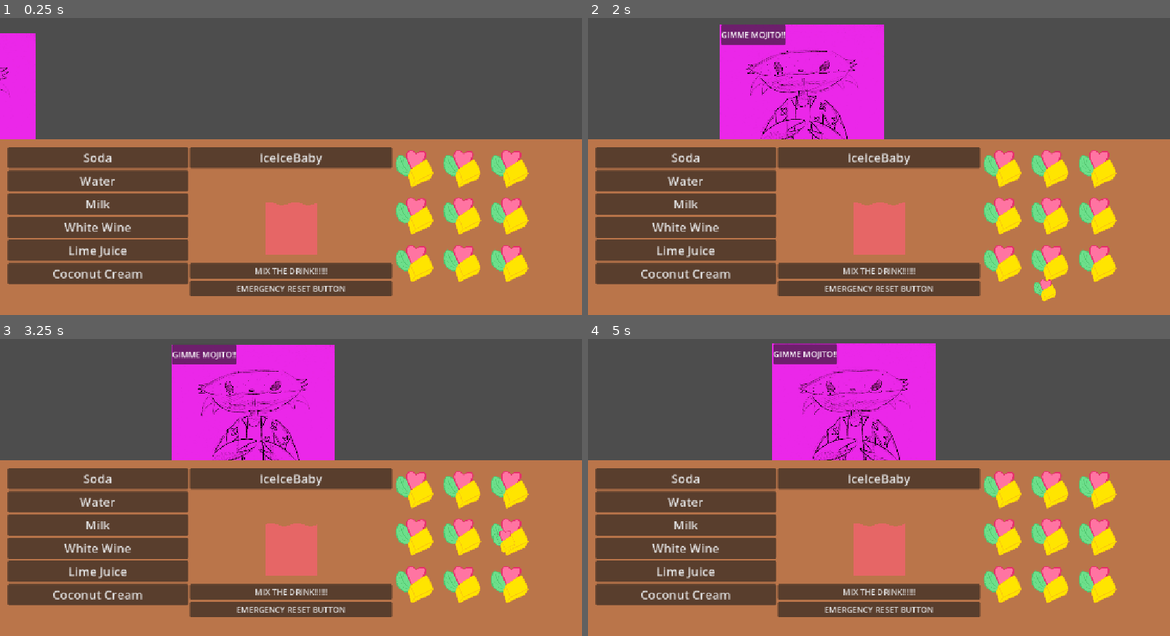
Above: before the commit, frames 1-4 (two rows, left to right).
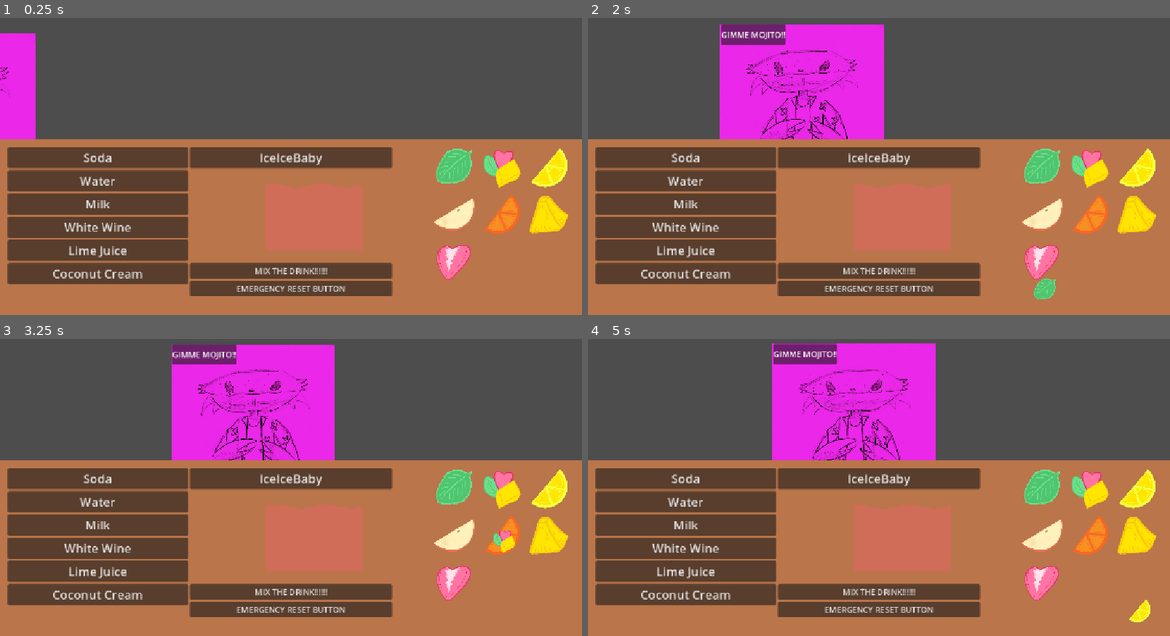
Above: after the commit, the same moments.

Repository: scumpiest/scammy-drink
Game: Godot game, scene res://counter_ui.tscn
Same seed, same stepped clock (60 frames per second), same inputs: the game is played once before the commit and once after it.
Inputs (mouse positions are in pixels of both pictures, inside the frame that each line leads up to):
- Up to frame 1 (0.25 s): no input
- Up to frame 2 (2 s): click (1007, 169) at 0.52 s; click (1041, 169) at 1.27 s
- Up to frame 3 (3.25 s): click (465, 490) at 2.02 s; click (506, 490) at 2.77 s
- Up to frame 4 (5 s): click (1100, 490) at 3.52 s; click (1140, 490) at 4.27 s

The runs differ from the first frame. In frame 1, 6.3% of the frame differs, in the area x 45-98%, y 44-89%; in frame 2, 6.5%, in the area x 45-98%, y 44-96%; in frame 3, 6.1%; in frame 4, 6.5%.

Commit message:
feat: ADD A BUNCH OF GAME JUICEEE

Diff:
--- a/scenes/crafting_counter.tscn
+++ b/scenes/crafting_counter.tscn
@@ -2,6 +2,12 @@
 
 [ext_resource type="Script" uid="uid://cvamqu51op1ak" path="res://scenes/crafting_counter.gd" id="1_tkddw"]
 [ext_resource type="PackedScene" uid="uid://bwofwgy3ygc0g" path="res://scenes/fruit_mix_2d.tscn" id="2_2uroy"]
+[ext_resource type="PackedScene" uid="uid://c8pq4m2trnbs5" path="res://scenes/ingredients/buttons/mint_button.tscn" id="3_mint"]
+[ext_resource type="PackedScene" uid="uid://d3fyak7wnqhc2" path="res://scenes/ingredients/buttons/lemon_button.tscn" id="4_lemon"]
+[ext_resource type="PackedScene" uid="uid://bv6j5n8trm4pw" path="res://scenes/ingredients/buttons/apple_button.tscn" id="5_apple"]
+[ext_resource type="PackedScene" uid="uid://c4yt7p2mqsnx6" path="res://scenes/ingredients/buttons/orange_button.tscn" id="6_orange"]
+[ext_resource type="PackedScene" uid="uid://dk3w8f5rqhyn4" path="res://scenes/ingredients/buttons/pineapple_button.tscn" id="7_pineapple"]
+[ext_resource type="PackedScene" uid="uid://bm7v4yatnqkp2" path="res://scenes/ingredients/buttons/strawberry_button.tscn" id="8_strawberry"]
 
 [sub_resource type="StyleBoxFlat" id="StyleBoxFlat_pblyx"]
 bg_color = Color(0.7277993, 0.45740324, 0.2903557, 1)
@@ -93,47 +99,52 @@
 
 [node name="HBoxContainer" type="HBoxContainer" parent="MarginContainer/HBoxContainer/FruitContainer" unique_id=1420784380]
 layout_mode = 2
+size_flags_horizontal = 8
 
-[node name="FruitMix2D3" parent="MarginContainer/HBoxContainer/FruitContainer/HBoxContainer" unique_id=2092211543 node_paths=PackedStringArray("marker") instance=ExtResource("2_2uroy")]
+[node name="Mint" parent="MarginContainer/HBoxContainer/FruitContainer/HBoxContainer" unique_id=2092211543 node_paths=PackedStringArray("marker") instance=ExtResource("3_mint")]
 layout_mode = 2
 marker = NodePath("../../../../../Marker2D")
 
-[node name="FruitMix2D" parent="MarginContainer/HBoxContainer/FruitContainer/HBoxContainer" unique_id=1060702037 node_paths=PackedStringArray("marker") instance=ExtResource("2_2uroy")]
+[node name="MixedFruits" parent="MarginContainer/HBoxContainer/FruitContainer/HBoxContainer" unique_id=1060702037 node_paths=PackedStringArray("marker") instance=ExtResource("2_2uroy")]
 layout_mode = 2
 marker = NodePath("../../../../../Marker2D")
 
-[node name="FruitMix2D2" parent="MarginContainer/HBoxContainer/FruitContainer/HBoxContainer" unique_id=406346567 node_paths=PackedStringArray("marker") instance=ExtResource("2_2uroy")]
+[node name="Lemon" parent="MarginContainer/HBoxContainer/FruitContainer/HBoxContainer" unique_id=406346567 node_paths=PackedStringArray("marker") instance=ExtResource("4_lemon")]
 layout_mode = 2
 marker = NodePath("../../../../../Marker2D")
 
 [node name="HBoxContainer2" type="HBoxContainer" parent="MarginContainer/HBoxContainer/FruitContainer" unique_id=2107144651]
 layout_mode = 2
+size_flags_horizontal = 8
 
-[node name="FruitMix2D3" parent="MarginContainer/HBoxContainer/FruitContainer/HBoxContainer2" unique_id=1258887313 node_paths=PackedStringArray("marker") instance=ExtResource("2_2uroy")]
+[node name="Apple" parent="MarginContainer/HBoxContainer/FruitContainer/HBoxContainer2" unique_id=1258887313 node_paths=PackedStringArray("marker") instance=ExtResource("5_apple")]
 layout_mode = 2
 marker = NodePath("../../../../../Marker2D")
 
-[node name="FruitMix2D" parent="MarginContainer/HBoxContainer/FruitContainer/HBoxContainer2" unique_id=246853421 node_paths=PackedStringArray("marker") instance=ExtResource("2_2uroy")]
+[node name="Orange" parent="MarginContainer/HBoxContainer/FruitContainer/HBoxContainer2" unique_id=246853421 node_paths=PackedStringArray("marker") instance=ExtResource("6_orange")]
 layout_mode = 2
 marker = NodePath("../../../../../Marker2D")
 
-[node name="FruitMix2D2" parent="MarginContainer/HBoxContainer/FruitContainer/HBoxContainer2" unique_id=1301951141 node_paths=PackedStringArray("marker") instance=ExtResource("2_2uroy")]
+[node name="Pineapple" parent="MarginContainer/HBoxContainer/FruitContainer/HBoxContainer2" unique_id=1301951141 node_paths=PackedStringArray("marker") instance=ExtResource("7_pineapple")]
 layout_mode = 2
 marker = NodePath("../../../../../Marker2D")
 
 [node name="HBoxContainer3" type="HBoxContainer" parent="MarginContainer/HBoxContainer/FruitContainer" unique_id=1830413303]
 layout_mode = 2
+size_flags_horizontal = 8
 
-[node name="FruitMix2D3" parent="MarginContainer/HBoxContainer/FruitContainer/HBoxContainer3" unique_id=945151062 node_paths=PackedStringArray("marker") instance=ExtResource("2_2uroy")]
+[node name="Strawberry" parent="MarginContainer/HBoxContainer/FruitContainer/HBoxContainer3" unique_id=945151062 node_paths=PackedStringArray("marker") instance=ExtResource("8_strawberry")]
 layout_mode = 2
 marker = NodePath("../../../../../Marker2D")
 
 [node name="FruitMix2D" parent="MarginContainer/HBoxContainer/FruitContainer/HBoxContainer3" unique_id=470269319 node_paths=PackedStringArray("marker") instance=ExtResource("2_2uroy")]
 layout_mode = 2
+item_data = null
 marker = NodePath("../../../../../Marker2D")
 
 [node name="FruitMix2D2" parent="MarginContainer/HBoxContainer/FruitContainer/HBoxContainer3" unique_id=636570044 node_paths=PackedStringArray("marker") instance=ExtResource("2_2uroy")]
 layout_mode = 2
+item_data = null
 marker = NodePath("../../../../../Marker2D")
 
 [connection signal="pressed" from="MarginContainer/HBoxContainer/FluidContainer/Soda" to="." method="_on_soda_pressed"]
--- a/scenes/fruit_mix_2d.gd
+++ b/scenes/fruit_mix_2d.gd
@@ -1,7 +1,22 @@
+class_name IngredientButton2D
 extends TextureButton
 
+@export var item_data: ItemData : set = _set_item_data
 @export var item_to_spawn: PackedScene
 @export var marker: Marker2D
+
+@onready var _sprite: Sprite2D = $Sprite2D
+
+func _ready() -> void:
+	if item_data:
+		_set_item_data(item_data)
+
+func _set_item_data(value: ItemData) -> void:
+	item_data = value
+	if not is_node_ready():
+		return
+	if item_data and item_data.sprite:
+		_sprite.texture = item_data.sprite
 
 func _gui_input(event: InputEvent) -> void:
 	if not event is InputEventMouseButton:
@@ -9,10 +24,12 @@
 	if event.button_index != MOUSE_BUTTON_LEFT or not event.pressed:
 		return
 	if item_to_spawn == null:
-		print("Don't forget to assign an item scene in the Inspector!")
+		print("IngredientButton2D: item_to_spawn not assigned!")
 		return
 
 	var new_item = item_to_spawn.instantiate()
+	if item_data:
+		new_item.data = item_data
 	new_item.item_scale = Vector2(0.15, 0.15)
 	new_item.global_position = get_global_mouse_position()
 	get_tree().current_scene.add_child(new_item)
--- a/scenes/fruit_mix_2d.tscn
+++ b/scenes/fruit_mix_2d.tscn
@@ -2,16 +2,16 @@
 
 [ext_resource type="Script" uid="uid://dvafhi0fx5wyw" path="res://scenes/fruit_mix_2d.gd" id="1_yacmd"]
 [ext_resource type="PackedScene" uid="uid://bhbt3jq4hb8va" path="res://scenes/ingredients/base_fruit.tscn" id="2_23fmx"]
-[ext_resource type="Texture2D" uid="uid://dsp368iwwmoog" path="res://assets/ingredients/FruitsMix.png" id="3_ivp2k"]
+[ext_resource type="Resource" uid="uid://ck1d2d7uo7wlq" path="res://resources/ingredients/mixed_fruits.tres" id="3_mixfrt"]
 
-[node name="FruitMix2D" type="TextureButton" unique_id=2092211543]
+[node name="FruitMix2D" type="TextureButton" unique_id=2092211543 groups=["fruit_button"]]
 custom_minimum_size = Vector2(90, 90)
 offset_right = 90.0
 offset_bottom = 90.0
 script = ExtResource("1_yacmd")
 item_to_spawn = ExtResource("2_23fmx")
+item_data = ExtResource("3_mixfrt")
 
-[node name="MixedFruits" type="Sprite2D" parent="." unique_id=1018548550]
+[node name="Sprite2D" type="Sprite2D" parent="." unique_id=1018548550]
 position = Vector2(40, 40)
 scale = Vector2(0.25, 0.25)
-texture = ExtResource("3_ivp2k")
--- a/scenes/ingredients/base_fruit.tscn
+++ b/scenes/ingredients/base_fruit.tscn
@@ -1,14 +1,15 @@
 [gd_scene format=3 uid="uid://bhbt3jq4hb8va"]
 
 [ext_resource type="Script" uid="uid://dmsc0efj5ybtq" path="res://scenes/ingredients/base_fruit.gd" id="1_lodk8"]
+[ext_resource type="Resource" uid="uid://ck1d2d7uo7wlq" path="res://resources/ingredients/mixed_fruits.tres" id="2_hugey"]
+[ext_resource type="Texture2D" uid="uid://dsp368iwwmoog" path="res://assets/ingredients/FruitsMix.png" id="2_lodk8"]
 [ext_resource type="Script" uid="uid://cqu1p6334ylii" path="res://components/drag_and_drop.gd" id="3_dnd"]
 [ext_resource type="Script" uid="uid://hik5osyogdvs" path="res://components/velocity_based_rotation.gd" id="4_vbr"]
-[ext_resource type="Resource" uid="uid://ck1d2d7uo7wlq" path="res://resources/ingredients/mixed_fruits.tres" id="2_hugey"]
-[ext_resource type="Texture2D" uid="uid://dsp368iwwmoog" path="res://assets/ingredients/FruitsMix.png" id="2_lodk8"]
 
 [sub_resource type="RectangleShape2D" id="RectangleShape2D_dlvow"]
 
 [node name="BaseFruit" type="RigidBody2D" unique_id=1816019492]
+collision_mask = 6
 script = ExtResource("1_lodk8")
 data = ExtResource("2_hugey")
 
--- /dev/null
+++ b/scenes/ingredients/buttons/apple_button.tscn
@@ -0,0 +1,7 @@
+[gd_scene format=3 uid="uid://bv6j5n8trm4pw"]
+
+[ext_resource type="PackedScene" uid="uid://bwofwgy3ygc0g" path="res://scenes/fruit_mix_2d.tscn" id="1_base"]
+[ext_resource type="Resource" uid="uid://u58vrcktojgh" path="res://resources/ingredients/apple.tres" id="2_data"]
+
+[node name="AppleButton" instance=ExtResource("1_base")]
+item_data = ExtResource("2_data")
--- /dev/null
+++ b/scenes/ingredients/buttons/lemon_button.tscn
@@ -0,0 +1,7 @@
+[gd_scene format=3 uid="uid://d3fx9k7wnqhc2"]
+
+[ext_resource type="PackedScene" uid="uid://bwofwgy3ygc0g" path="res://scenes/fruit_mix_2d.tscn" id="1_base"]
+[ext_resource type="Resource" uid="uid://b5y0uxmbmivd3" path="res://resources/ingredients/lemon.tres" id="2_data"]
+
+[node name="LemonButton" instance=ExtResource("1_base")]
+item_data = ExtResource("2_data")
--- /dev/null
+++ b/scenes/ingredients/buttons/mint_button.tscn
@@ -0,0 +1,7 @@
+[gd_scene format=3 uid="uid://c8pq4m2trnbs5"]
+
+[ext_resource type="PackedScene" uid="uid://bwofwgy3ygc0g" path="res://scenes/fruit_mix_2d.tscn" id="1_base"]
+[ext_resource type="Resource" uid="uid://bm1g2xodu4gl3" path="res://resources/ingredients/mint.tres" id="2_data"]
+
+[node name="MintButton" instance=ExtResource("1_base")]
+item_data = ExtResource("2_data")
--- /dev/null
+++ b/scenes/ingredients/buttons/orange_button.tscn
@@ -0,0 +1,7 @@
+[gd_scene format=3 uid="uid://c4yt7p2mqsnx6"]
+
+[ext_resource type="PackedScene" uid="uid://bwofwgy3ygc0g" path="res://scenes/fruit_mix_2d.tscn" id="1_base"]
+[ext_resource type="Resource" uid="uid://c5uh2u1aqb626" path="res://resources/ingredients/orange.tres" id="2_data"]
+
+[node name="OrangeButton" instance=ExtResource("1_base")]
+item_data = ExtResource("2_data")
--- /dev/null
+++ b/scenes/ingredients/buttons/pineapple_button.tscn
@@ -0,0 +1,7 @@
+[gd_scene format=3 uid="uid://dk3w8f5rqhyn4"]
+
+[ext_resource type="PackedScene" uid="uid://bwofwgy3ygc0g" path="res://scenes/fruit_mix_2d.tscn" id="1_base"]
+[ext_resource type="Resource" uid="uid://bt26x65owsk8t" path="res://resources/ingredients/pineapple.tres" id="2_data"]
+
+[node name="PineappleButton" instance=ExtResource("1_base")]
+item_data = ExtResource("2_data")
--- /dev/null
+++ b/scenes/ingredients/buttons/strawberry_button.tscn
@@ -0,0 +1,7 @@
+[gd_scene format=3 uid="uid://bm7v4x9tnqkp2"]
+
+[ext_resource type="PackedScene" uid="uid://bwofwgy3ygc0g" path="res://scenes/fruit_mix_2d.tscn" id="1_base"]
+[ext_resource type="Resource" uid="uid://c0ptglubgoasa" path="res://resources/ingredients/strawberry.tres" id="2_data"]
+
+[node name="StrawberryButton" instance=ExtResource("1_base")]
+item_data = ExtResource("2_data")
--- a/shaders[EXPERIMENTAL]/glass.tscn
+++ b/shaders[EXPERIMENTAL]/glass.tscn
@@ -5,7 +5,7 @@
 [ext_resource type="AudioStream" uid="uid://b58qryyejjiwn" path="res://assets/slosh.mp3" id="3_b8qbv"]
 
 [sub_resource type="RectangleShape2D" id="RectangleShape2D_fvmfx"]
-size = Vector2(104, 96)
+size = Vector2(192, 128)
 
 [sub_resource type="ParticleProcessMaterial" id="ParticleProcessMaterial_ykn3o"]
 particle_flag_disable_z = true
@@ -17,33 +17,66 @@
 scale_min = 2.0
 scale_max = 4.0
 
+[sub_resource type="PhysicsMaterial" id="PhysicsMaterial_7dmx5"]
+absorbent = true
+
+[sub_resource type="RectangleShape2D" id="RectangleShape2D_bottom"]
+size = Vector2(192, 2)
+
+[sub_resource type="RectangleShape2D" id="RectangleShape2D_left"]
+size = Vector2(0, 128)
+
+[sub_resource type="RectangleShape2D" id="RectangleShape2D_right"]
+size = Vector2(0, 128)
+
 [node name="Glass" type="Node2D" unique_id=2052105736]
 script = ExtResource("1_ykn3o")
 
 [node name="LiquidMask" type="Sprite2D" parent="." unique_id=755483308]
 clip_children = 1
+position = Vector2(0, -64)
 
 [node name="LiquidRect" type="ColorRect" parent="LiquidMask" unique_id=1488154227]
 material = ExtResource("1_fvmfx")
 offset_right = 100.0
 offset_bottom = 200.0
+scale = Vector2(1.926868, 1.2801067)
 color = Color(0, 0, 0.68235296, 1)
 
 [node name="WaterArea" type="Area2D" parent="." unique_id=1875172883]
+collision_layer = 2
 
 [node name="CollisionShape2D" type="CollisionShape2D" parent="WaterArea" unique_id=529932194]
-position = Vector2(52, 152)
+position = Vector2(96, 128)
 shape = SubResource("RectangleShape2D_fvmfx")
 
 [node name="SplashParticles" type="GPUParticles2D" parent="WaterArea" unique_id=642955457]
-position = Vector2(48, 104)
+position = Vector2(96, 64)
 emitting = false
 amount = 15
 one_shot = true
 explosiveness = 0.85
 process_material = SubResource("ParticleProcessMaterial_ykn3o")
 
+[node name="GlassEdge" type="StaticBody2D" parent="." unique_id=394363795]
+position = Vector2(0, 40)
+collision_layer = 4
+physics_material_override = SubResource("PhysicsMaterial_7dmx5")
+
+[node name="BottomWall" type="CollisionShape2D" parent="GlassEdge" unique_id=1835783391]
+position = Vector2(96, 151)
+shape = SubResource("RectangleShape2D_bottom")
+
+[node name="LeftWall" type="CollisionShape2D" parent="GlassEdge" unique_id=1835783392]
+position = Vector2(0, 88)
+shape = SubResource("RectangleShape2D_left")
+
+[node name="RightWall" type="CollisionShape2D" parent="GlassEdge" unique_id=1835783393]
+position = Vector2(192, 88)
+shape = SubResource("RectangleShape2D_right")
+
 [node name="SloshSFX" type="AudioStreamPlayer2D" parent="." unique_id=606948022]
+position = Vector2(0, 104)
 stream = ExtResource("3_b8qbv")
 
 [connection signal="body_entered" from="WaterArea" to="." method="_on_water_area_body_entered"]
--- a/shaders[EXPERIMENTAL]/liquid_shader.gdshader
+++ b/shaders[EXPERIMENTAL]/liquid_shader.gdshader
@@ -1,6 +1,6 @@
 shader_type canvas_item;
 
-uniform vec4 liquid_color : source_color = vec4(0.9, 0.4, 0.4, 1.0);
+uniform vec4 liquid_color : source_color = vec4(0.9, 0.4, 0.4, 0.1);
 uniform float fill_amount : hint_range(0.0, 1.0) = 0.5;
 uniform float wave_frequency = 12.0;
 uniform float wave_speed = 4.0;
--- a/shaders[EXPERIMENTAL]/liquid_shader.tres
+++ b/shaders[EXPERIMENTAL]/liquid_shader.tres
@@ -4,7 +4,7 @@
 
 [resource]
 shader = ExtResource("1_b5kp8")
-shader_parameter/liquid_color = Color(0.9, 0.4, 0.4, 1)
+shader_parameter/liquid_color = Color(0.9, 0.4, 0.4, 0.5)
 shader_parameter/fill_amount = 0.0
 shader_parameter/wave_frequency = 12.0
 shader_parameter/wave_speed = 4.0
